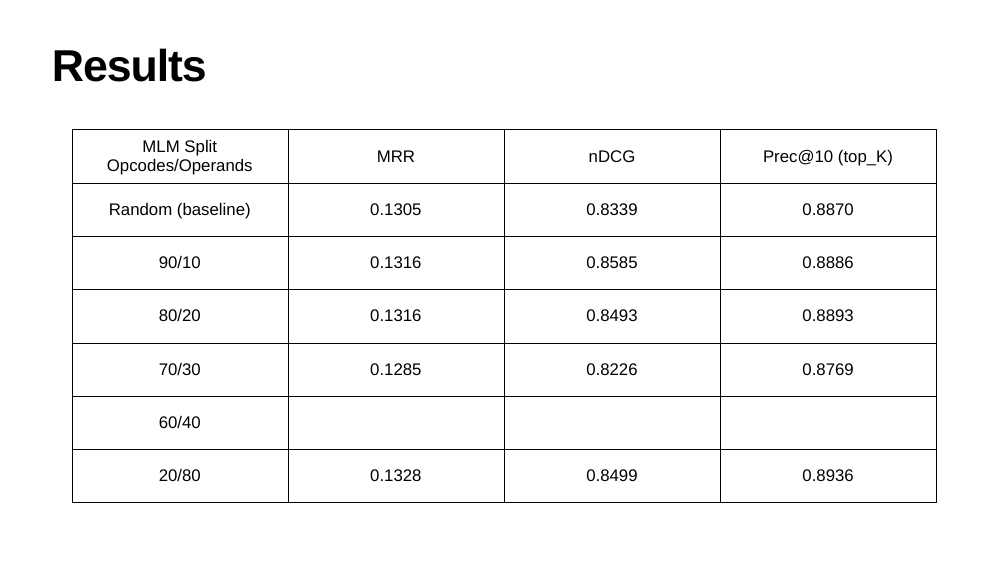
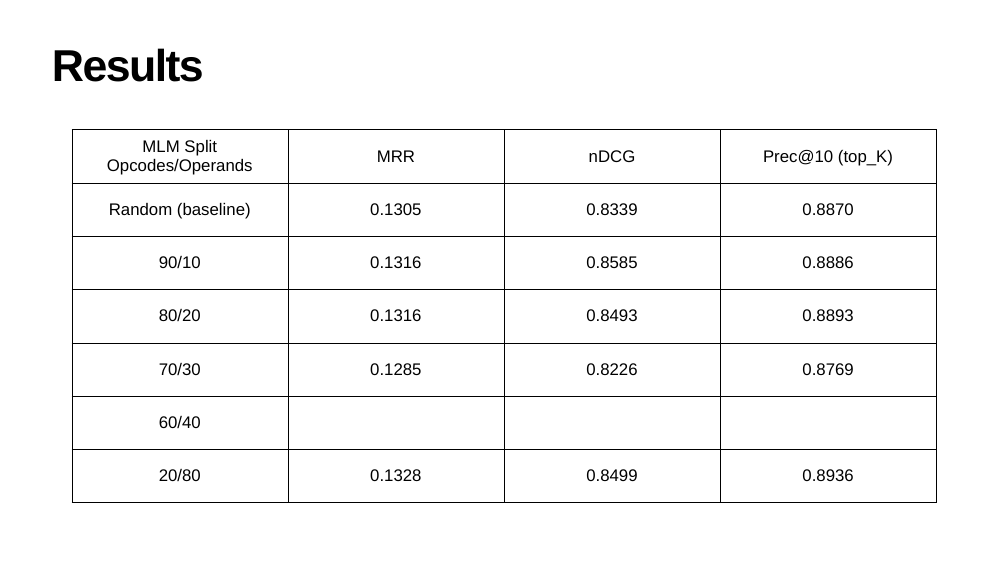
Before and after one commit to julig3ccd/BinAI, a slide deck: slide 14 of presentation/final_presentation.pptx. Drawn at 1008x567 pixels with LibreOffice and Linux fonts; fonts in the diff are those of the drawing. Boxes give left, top, right and bottom in pixels: in the first picture for what was removed or moved away, otherwise in the second. Text is boxed around its words. In the diff, an @@ line names an element or a change of style, - is before the commit and + after.

```diff
--- a/presentation/final_presentation.pptx
+++ b/presentation/final_presentation.pptx
@@ title "Results" at box(52, 48, 204, 82): letter spacing -2 to -3 pt @@
```
Also in this commit, not shown: 13 other slides changed, 1 slide added.
